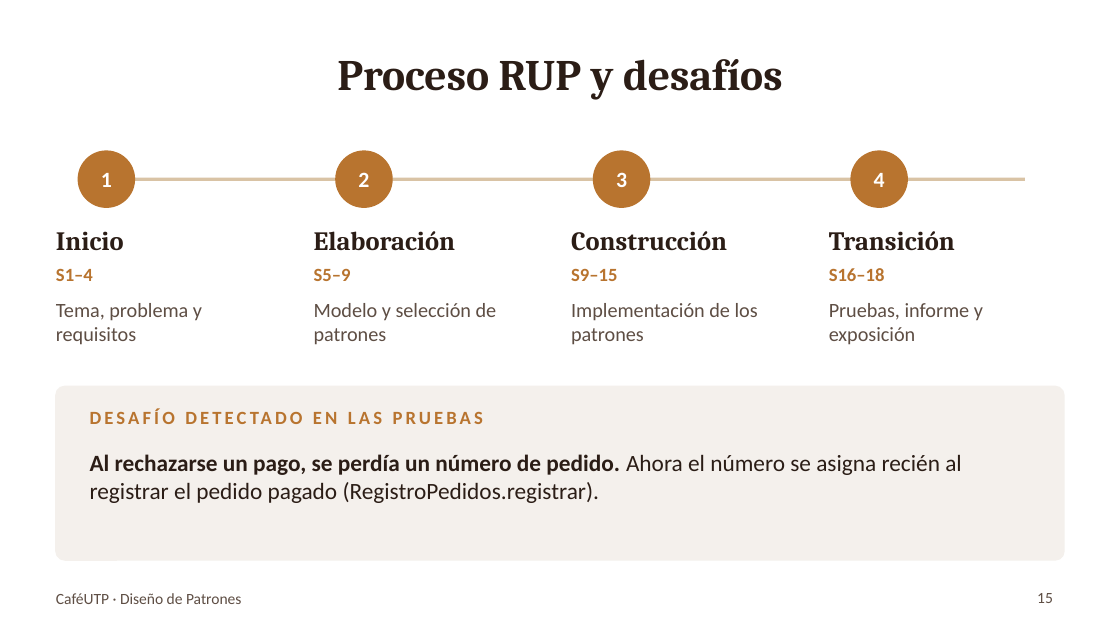
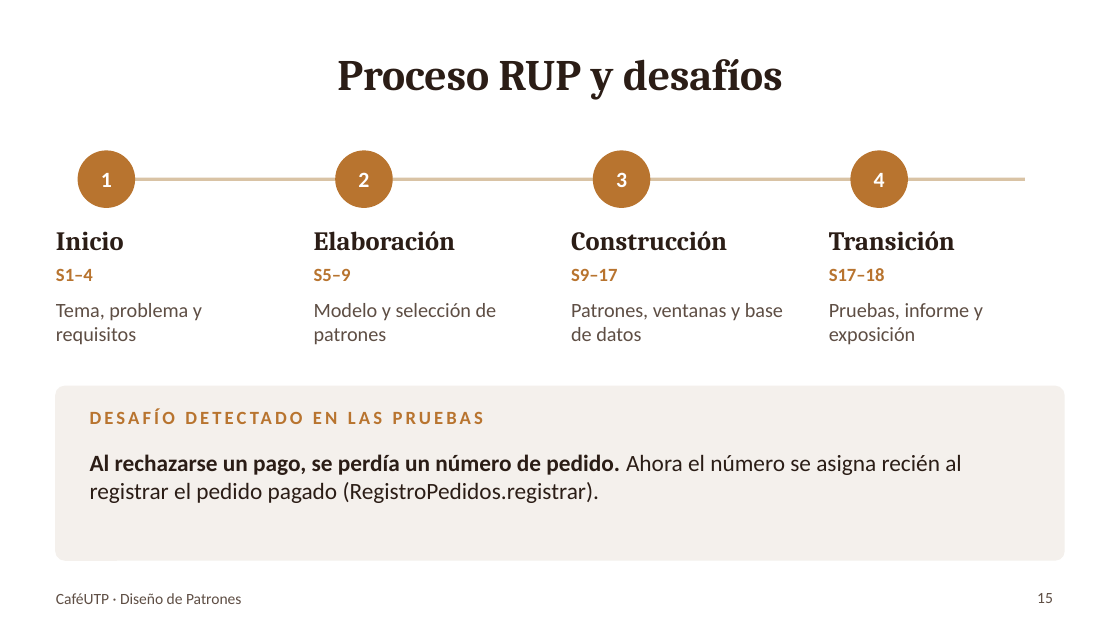
Before and after one commit to gian1475/Patrones_final, a slide deck: slide 15 of entregables/Presentacion_CafeUTP.pptx. Drawn at 1120x630 pixels with LibreOffice and Linux fonts; fonts in the diff are those of the drawing. Boxes give left, top, right and bottom in pixels: in the first picture for what was removed or moved away, otherwise in the second. Text is boxed around its words. In the diff, an @@ line names an element or a change of style, - is before the commit and + after.

```diff
--- a/entregables/Presentacion_CafeUTP.pptx
+++ b/entregables/Presentacion_CafeUTP.pptx
@@ text at box(571, 269, 617, 281): text changed @@
-S9–15
+S9–17
@@ text at box(829, 268, 885, 281): text changed @@
-S16–18
+S17–18
@@ text at box(571, 303, 783, 341): text changed @@
-Implementación de los patrones
+Patrones, ventanas y base de datos
```
Also in this commit, not shown: 13 other slides changed, 18 other files.
